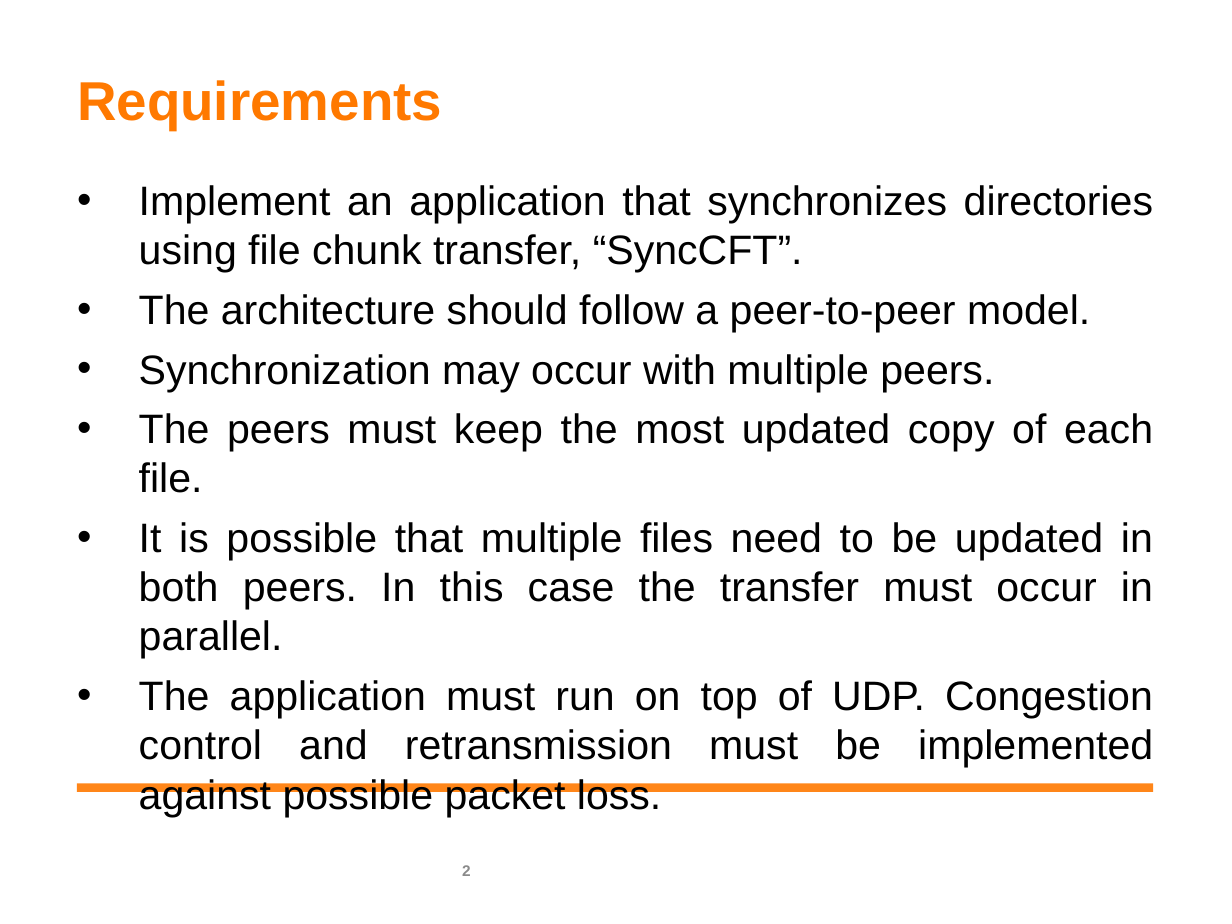
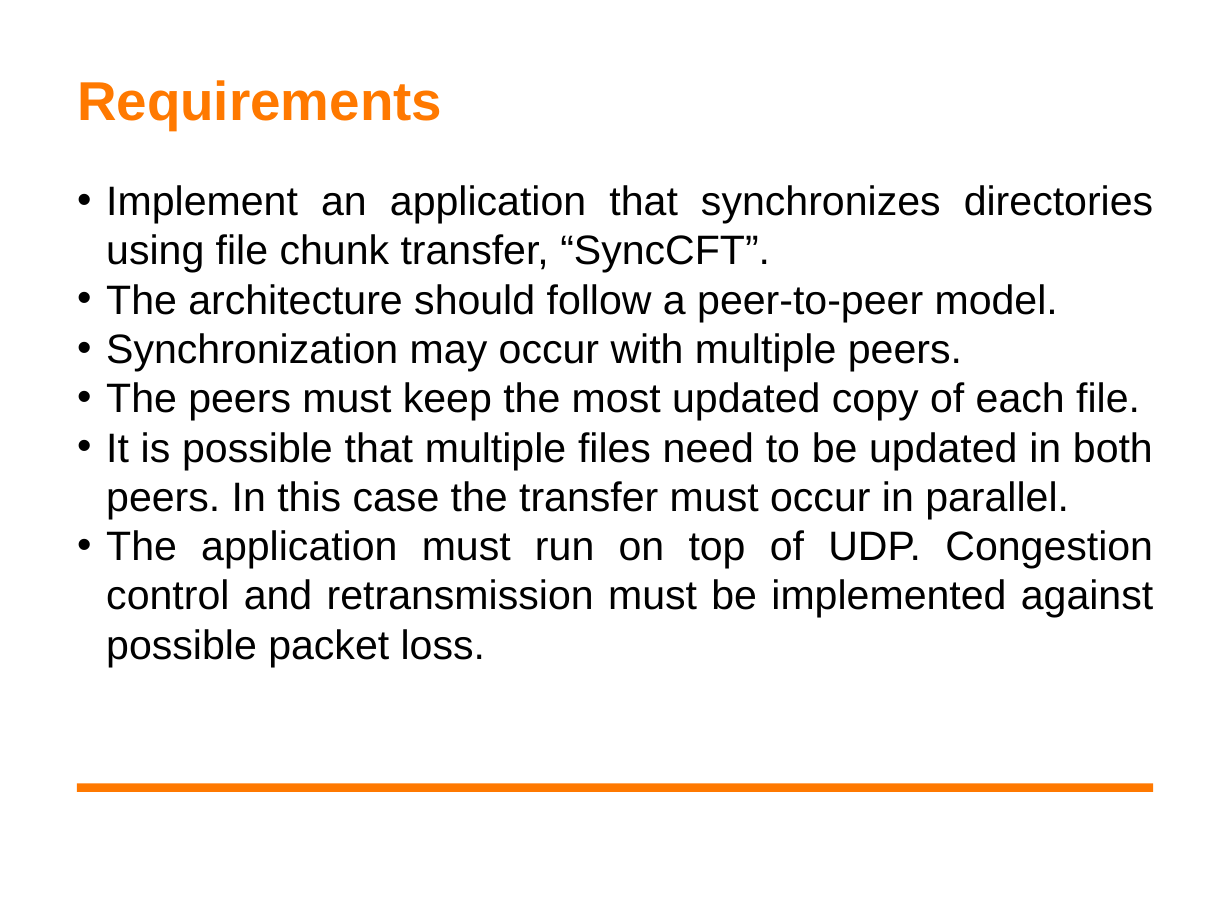
Before and after one commit to jaakkomoller/Ghost-Protocol, a slide deck: slide 2 of docs/Assignment_I_v2.0.pptx. Drawn at 1232x924 pixels with LibreOffice and Linux fonts; fonts in the diff are those of the drawing; background and template pictures are left out. Boxes give left, top, right and bottom in pixels: in the first picture for what was removed or moved away, otherwise in the second. Text is boxed around its words. In the diff, an @@ line names an element or a change of style, - is before the commit and + after.

```diff
--- a/docs/Assignment_I_v2.0.pptx
+++ b/docs/Assignment_I_v2.0.pptx
@@ text "Implement an application that synchronizes ..." at bbox=[106, 185, 1153, 667]: indent changed; less space between paragraphs @@
@@ rectangle at bbox=[76, 784, 1153, 792]: fill #FF7900 at 90% opacity to #FF7900 @@
@@ page number removed at bbox=[462, 865, 471, 876] @@
-2
```
Also in this commit, not shown: 6 other slides changed, 1 slide added, 3 other files.
